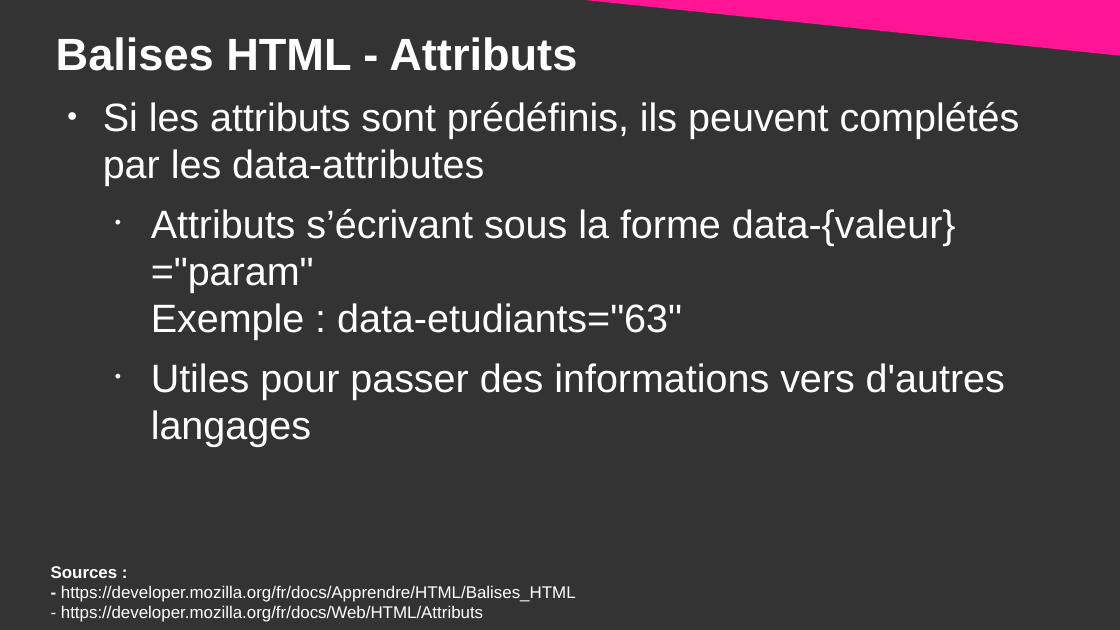
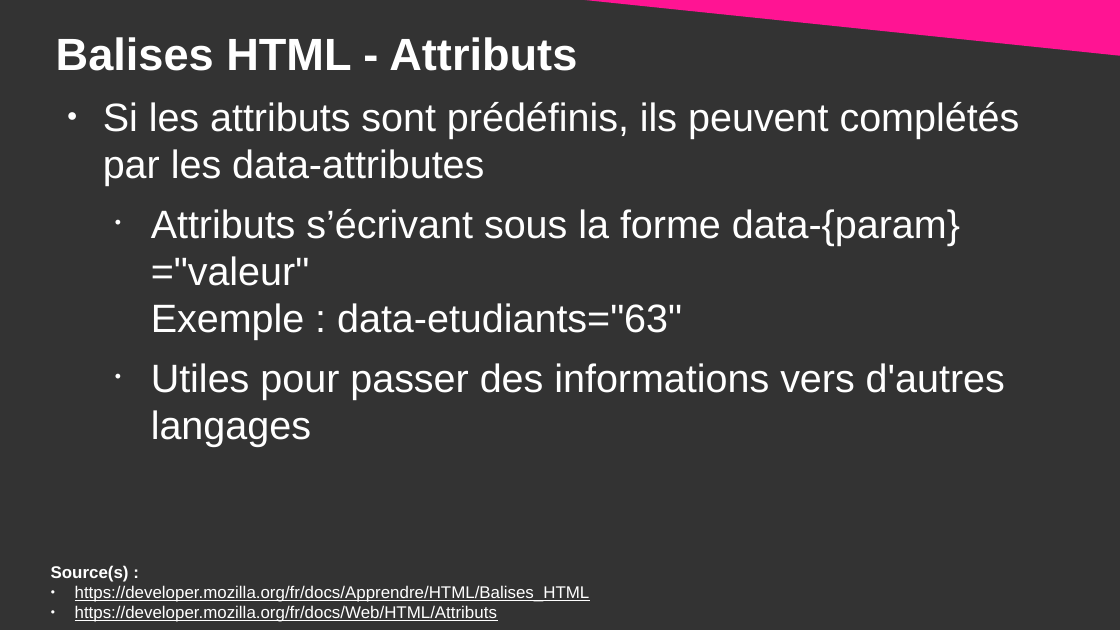
Before and after one commit to DanYellow/cours, a slide deck: slide 29 of integration-web-s1/travaux-pratiques/numero-1/presentation.odp (slide 31 before the commit). Drawn at 1120x630 pixels with LibreOffice and Linux fonts; fonts in the diff are those of the drawing. Boxes give left, top, right and bottom in pixels: in the first picture for what was removed or moved away, otherwise in the second. Text is boxed around its words. In the diff, an @@ line names an element or a change of style, - is before the commit and + after.

```diff
--- a/integration-web-s1/travaux-pratiques/numero-1/presentation.odp
+++ b/integration-web-s1/travaux-pratiques/numero-1/presentation.odp
@@ text at (x1=151, y1=209, x2=960, y2=340): text changed @@
-  • Attributs s’écrivant sous la forme data-{valeur}="param"
-    Exemple : data-etudiants="63"
+  • Attributs s’écrivant sous la forme data-{param}="valeur"
+    Exemple : data-etudiants="63"
@@ text at (x1=51, y1=565, x2=590, y2=622): text changed @@
-Sources :
-- https://developer.mozilla.org/fr/docs/Apprendre/HTML/Balises_HTML
-- https://developer.mozilla.org/fr/docs/Web/HTML/Attributs
+Source(s) :
+● https://developer.mozilla.org/fr/docs/Apprendre/HTML/Balises_HTML
+● https://developer.mozilla.org/fr/docs/Web/HTML/Attributs
```
Also in this commit, not shown: 5 other slides changed, 1 slide removed, 16 other files.
